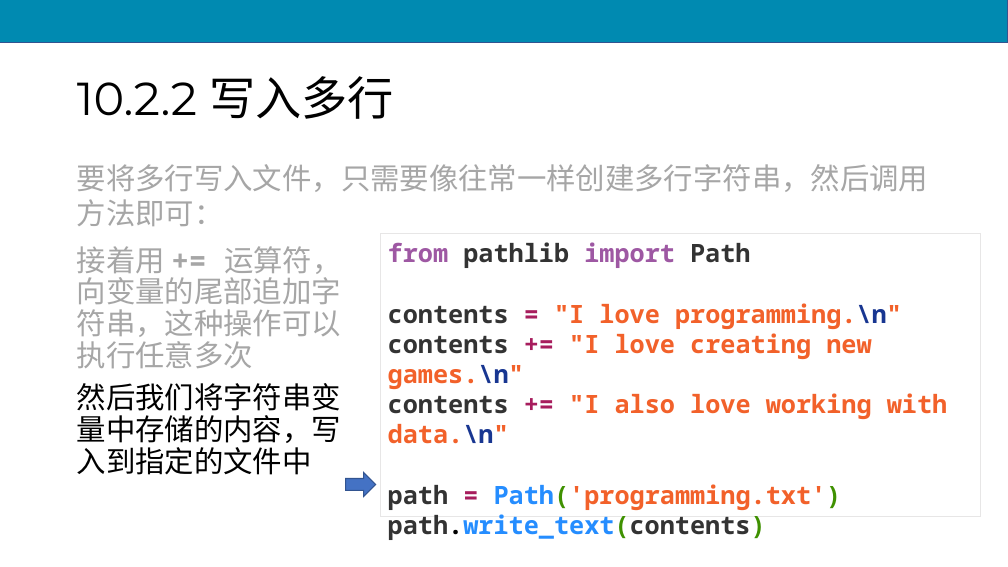
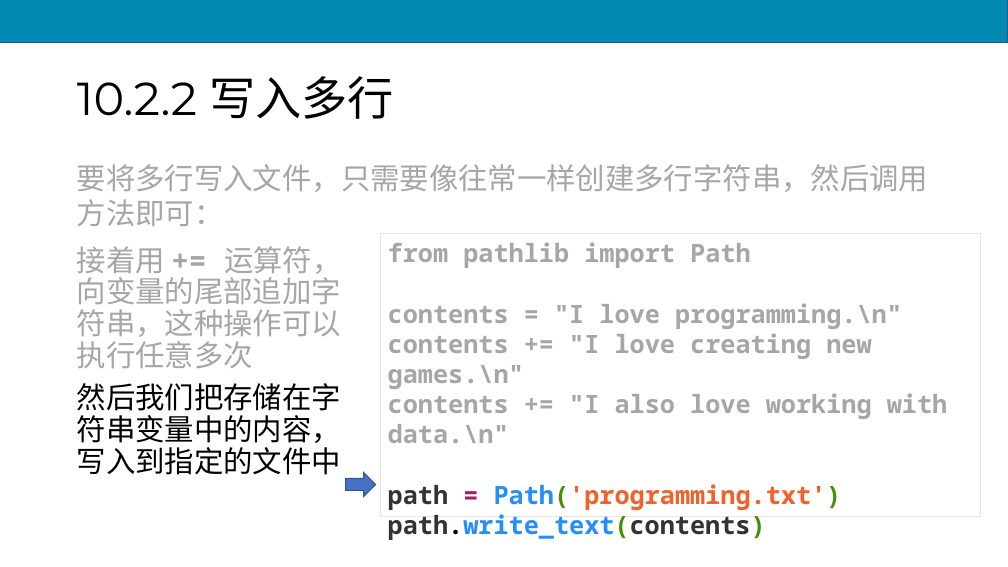
Before and after one commit to scruel/pcc_3e_slides, a slide deck: slide 47 of PPT/python10.pptx. Drawn at 1008x567 pixels with LibreOffice and Linux fonts; fonts in the diff are those of the drawing. Boxes give left, top, right and bottom in pixels: in the first picture for what was removed or moved away, otherwise in the second. Text is boxed around its words. In the diff, an @@ line names an element or a change of style, - is before the commit and + after.

Commit message:
Update slides

```diff
--- a/PPT/python10.pptx
+++ b/PPT/python10.pptx
@@ rectangle "from pathlib import Path contents ..." at bbox=[380, 234, 981, 516]: text colour #9E58A3 to #A6A6A6 in "from import"; text colour #333333 to #A6A6A6 in "pathlib Path contents contents contents"; text colour #A71D5D to #A6A6A6 in "= += +="; text colour #F2612A to #A6A6A6 in ""I love programming.\n" "I love creating new ..."; text colour #183691 to #A6A6A6 in "programming.\n" games.\n" data.\n"" @@
@@ text at bbox=[77, 383, 341, 475]: text changed @@
-然后我们将字符串变量中存储的内容，写入到指定的文件中
+然后我们把存储在字符串变量中的内容，写入到指定的文件中
```
Also in this commit, not shown: 3 other files.
